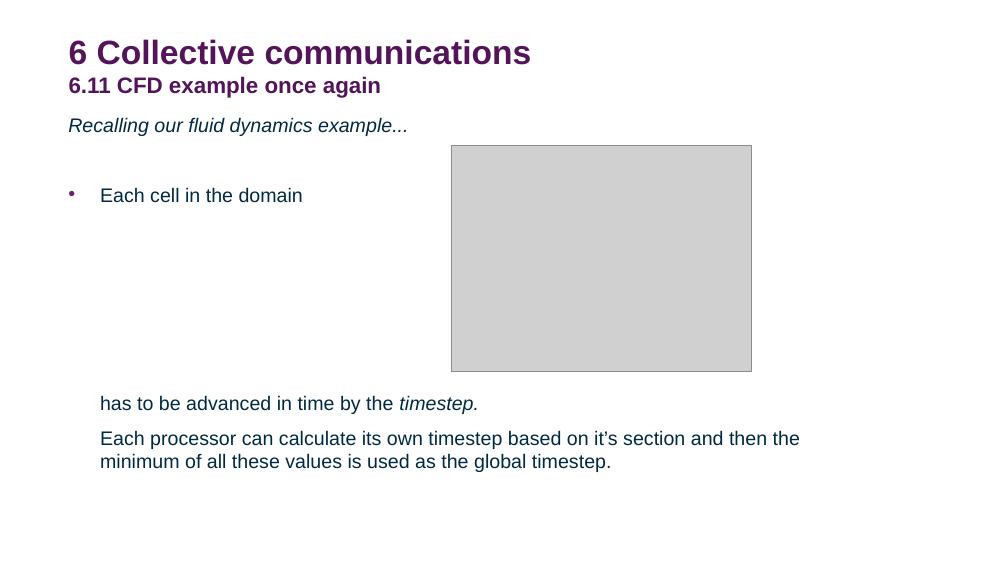
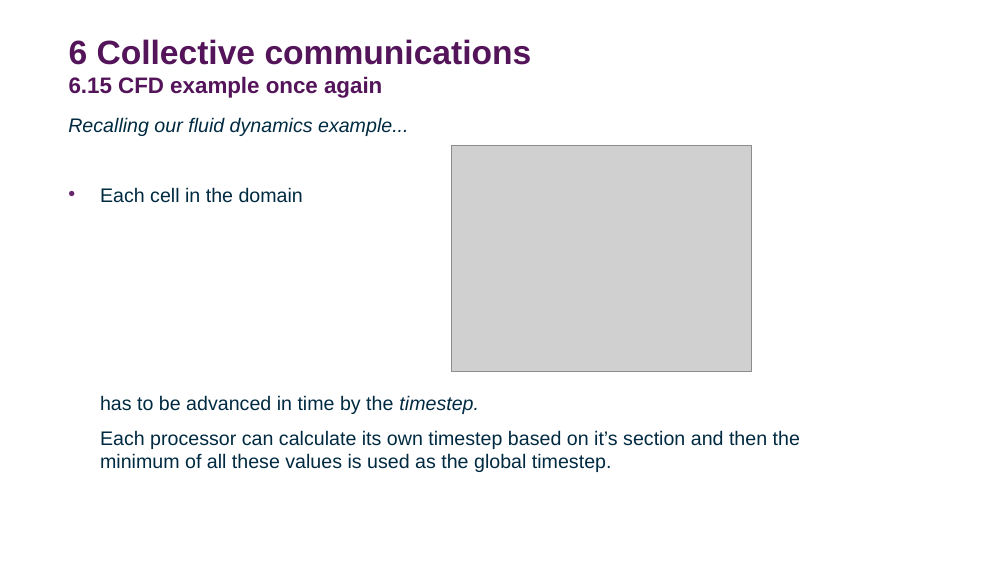
Before and after one commit to DurhamARC-Training/BasicParallelProgramming, a slide deck: slide 76 of OpenMPMPIShortCourse_Spring2026.odp (slide 75 before the commit). Drawn at 1008x567 pixels with LibreOffice and Linux fonts; fonts in the diff are those of the drawing; grey boxes stand for pictures; background and template pictures are left out. Boxes give left, top, right and bottom in pixels: in the first picture for what was removed or moved away, otherwise in the second. Text is boxed around its words. In the diff, an @@ line names an element or a change of style, - is before the commit and + after.

```diff
--- a/OpenMPMPIShortCourse_Spring2026.odp
+++ b/OpenMPMPIShortCourse_Spring2026.odp
@@ title at [69,39,532,98]: text changed @@
-6 Collective communications
-6.11 CFD example once again
+6 Collective communications
+6.15 CFD example once again
```
Also in this commit, not shown: 11 other slides changed, 1 slide added, 1 slide removed, 1 other file.
